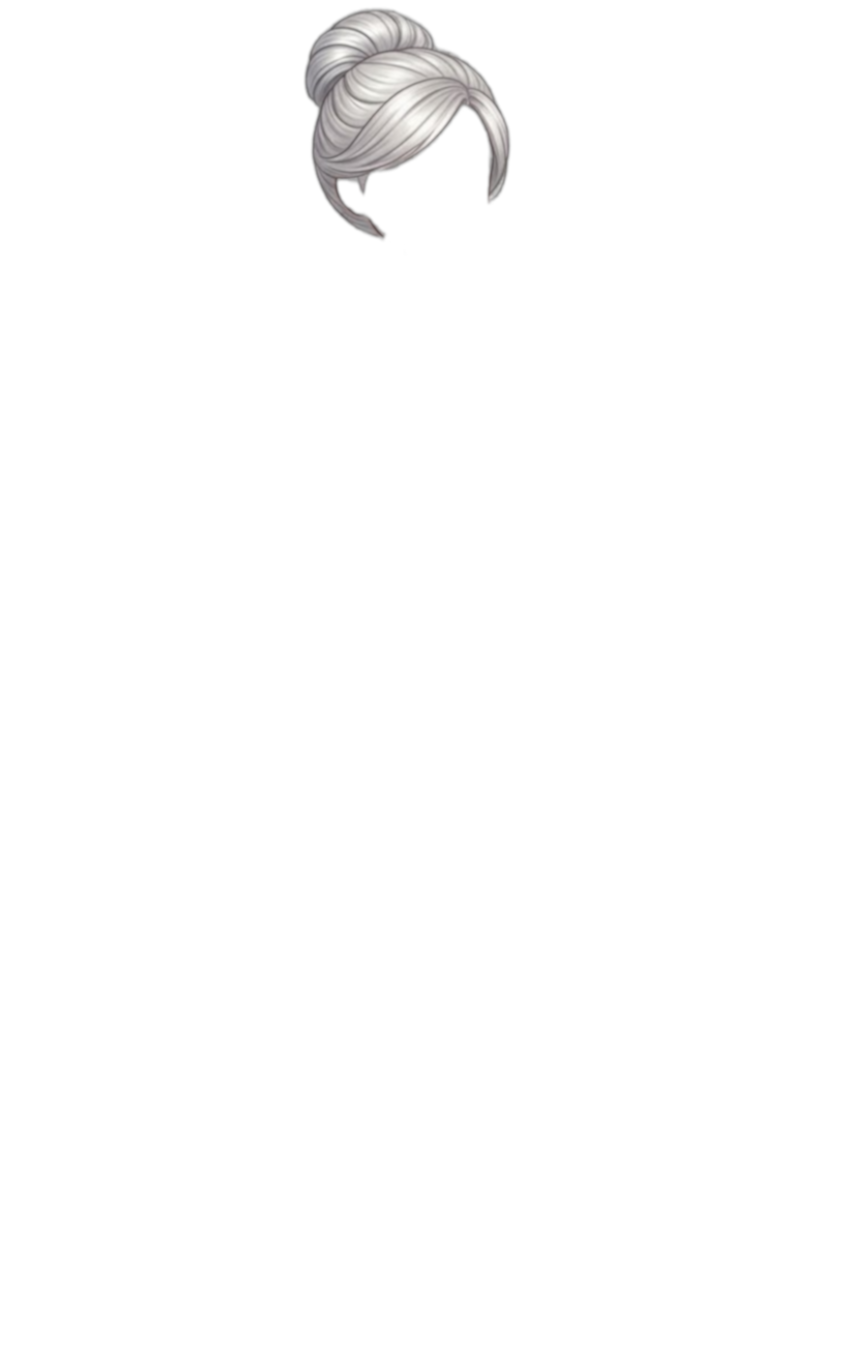
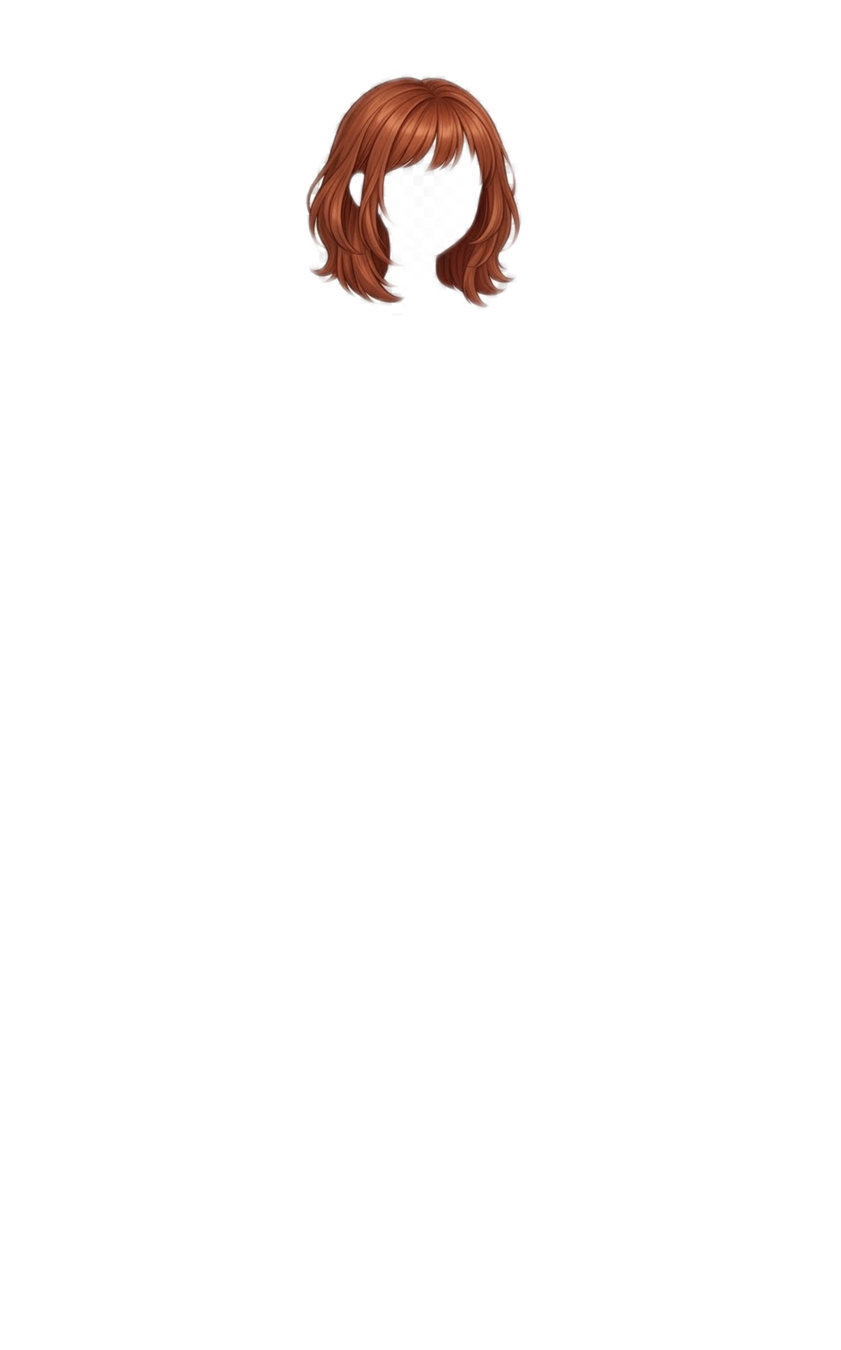
The second 841 x 1350 image is a revision of the first. Changes to its layers:
hid "hair_silver_granny.png" over (303, 7, 523, 315)
showed "hair_red_bob.png" over (303, 7, 523, 315)
added layer "outfit_thief.png" above "outfit_hunter.png" over (303, 77, 523, 315)
showed "body_base_1.png" over (303, 7, 523, 315)
